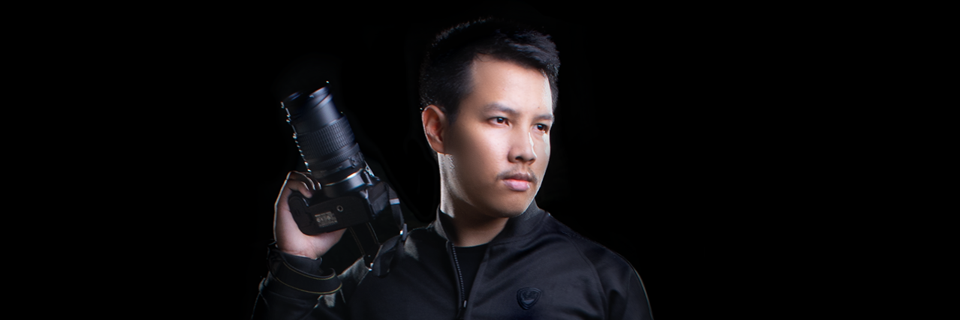
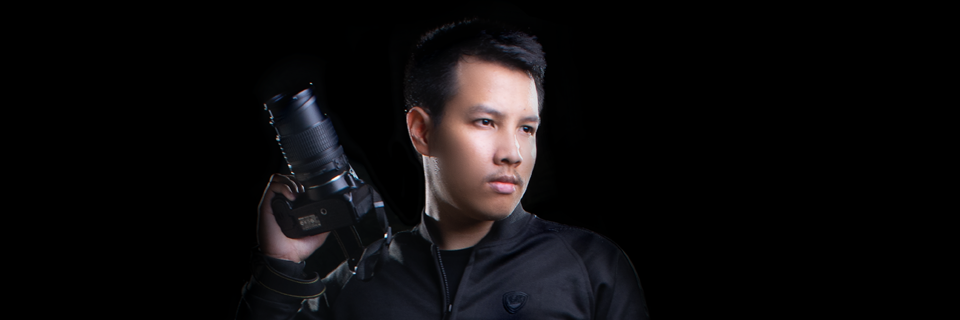
Two versions of the same layered image (960×320). Layer-by-layer changes:
painted on "Layer 5" over [left=468, top=88, right=655, bottom=320]
painted on "Color Fill 1" over [left=404, top=18, right=576, bottom=229]
added layer "Layer 6" above "Layer 3" over [left=234, top=5, right=655, bottom=320]
